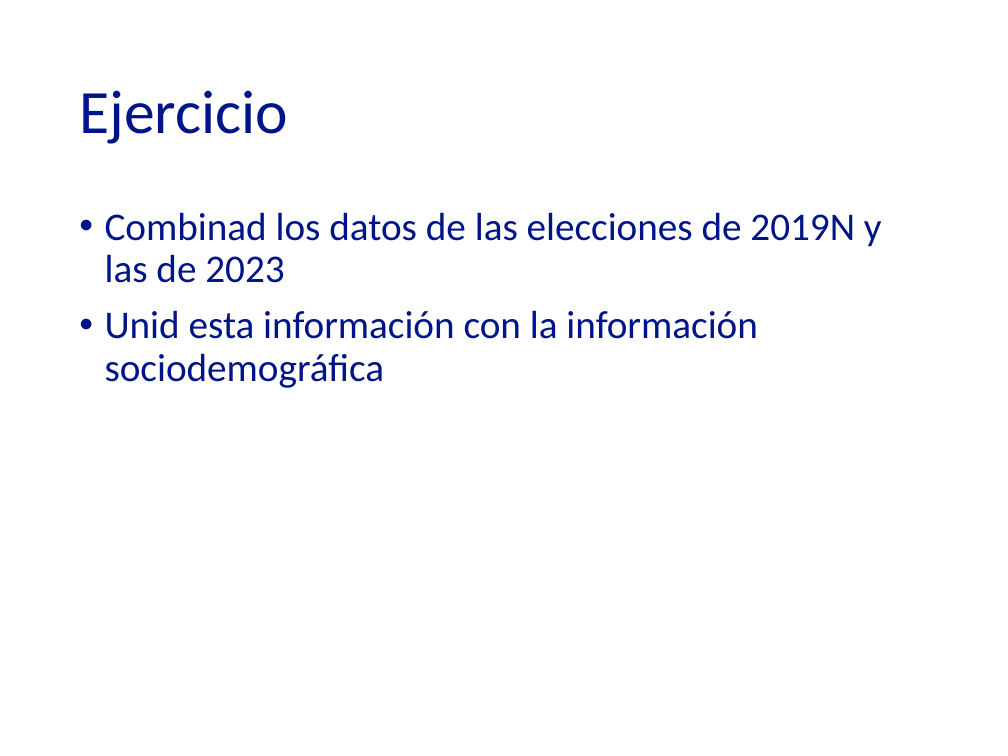
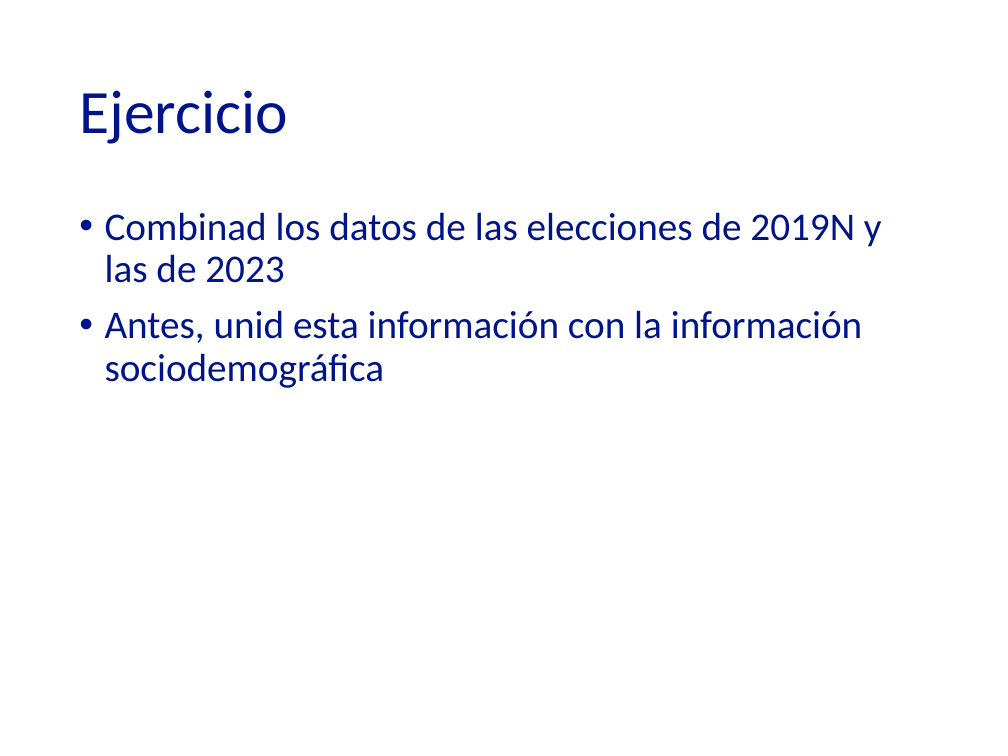
Before and after one commit to raulmartinsm/24-25_mape_talleres1, a slide deck: slide 4 of 0_presentaciones/24-25_TAPI_P6.pptx. Drawn at 1008x756 pixels with LibreOffice and Linux fonts; fonts in the diff are those of the drawing. Boxes give left, top, right and bottom in pixels: in the first picture for what was removed or moved away, otherwise in the second. Text is boxed around its words. In the diff, an @@ line names an element or a change of style, - is before the commit and + after.

```diff
--- a/0_presentaciones/24-25_TAPI_P6.pptx
+++ b/0_presentaciones/24-25_TAPI_P6.pptx
@@ text at bbox=[105, 310, 862, 388]: text changed @@
-• Unid esta información con la información sociodemográfica
+• Antes, unid esta información con la información sociodemográfica
```
Also in this commit, not shown: 1 other file.
